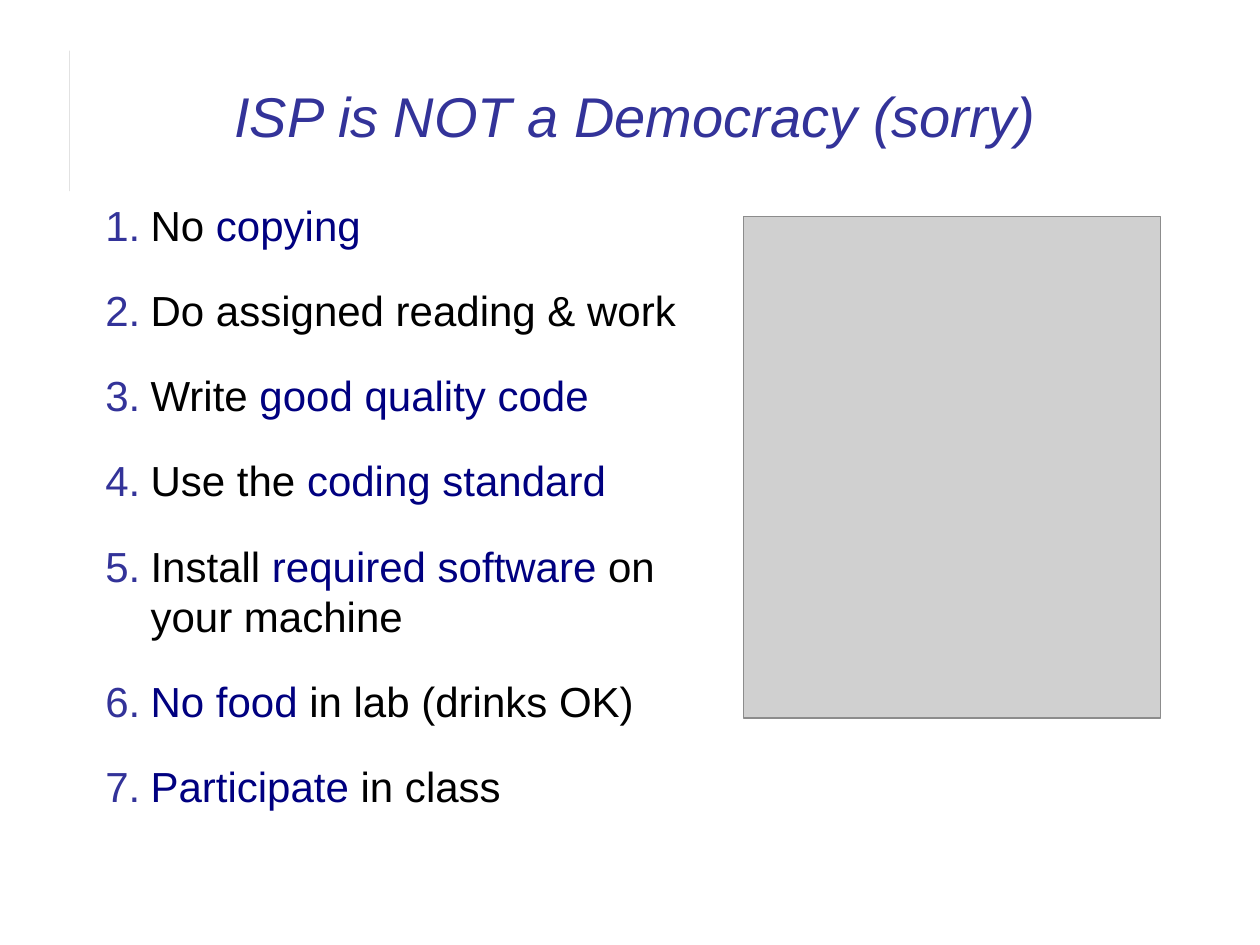
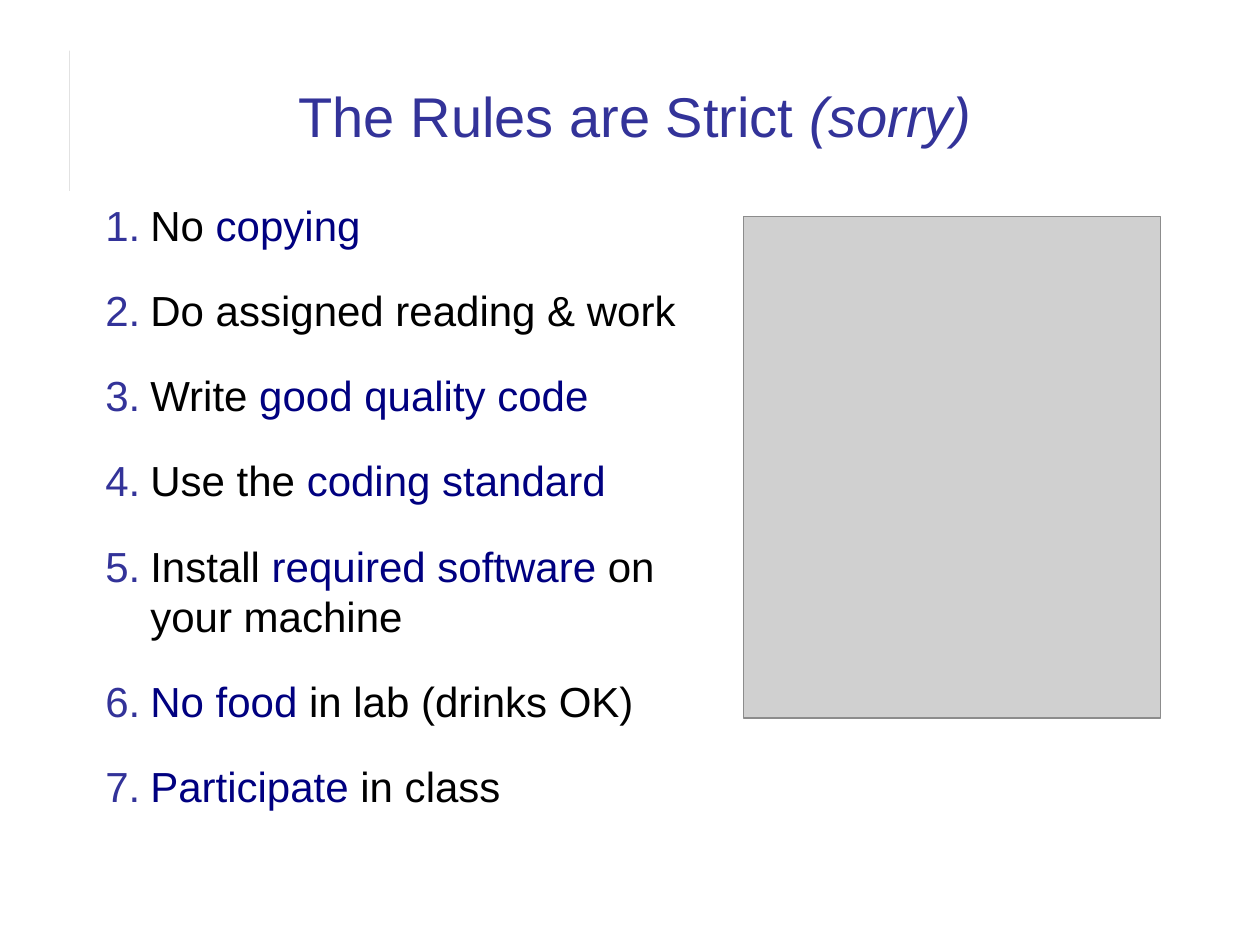
Before and after one commit to cpske/ISP, a slide deck: slide 12 of intro/Introduction-to-Course.ppt. Drawn at 1260x945 pixels with LibreOffice and Linux fonts; fonts in the diff are those of the drawing; grey boxes stand for pictures. Boxes give left, top, right and bottom in pixels: in the first picture for what was removed or moved away, otherwise in the second. Text is boxed around its words. In the diff, an @@ line names an element or a change of style, - is before the commit and + after.

```diff
--- a/intro/Introduction-to-Course.ppt
+++ b/intro/Introduction-to-Course.ppt
@@ title at (x1=299, y1=96, x2=972, y2=148): text changed; italic off @@
-ISP is NOT a Democracy (sorry)
+The Rules are Strict (sorry)
```
Also in this commit, not shown: 3 other slides changed, 3 other files.
